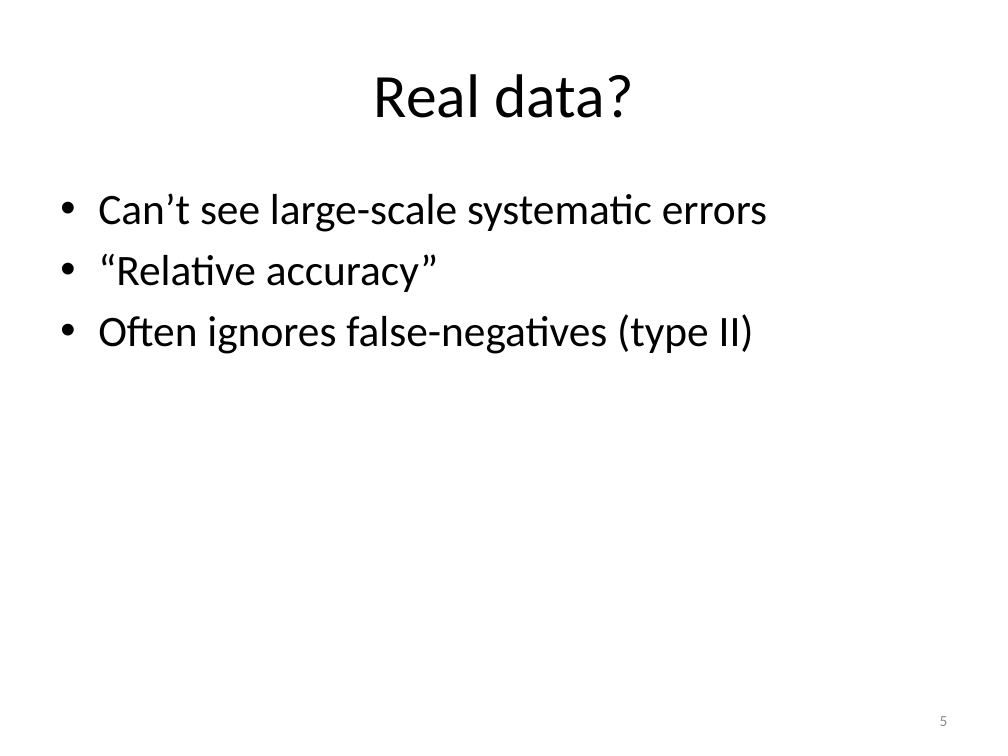
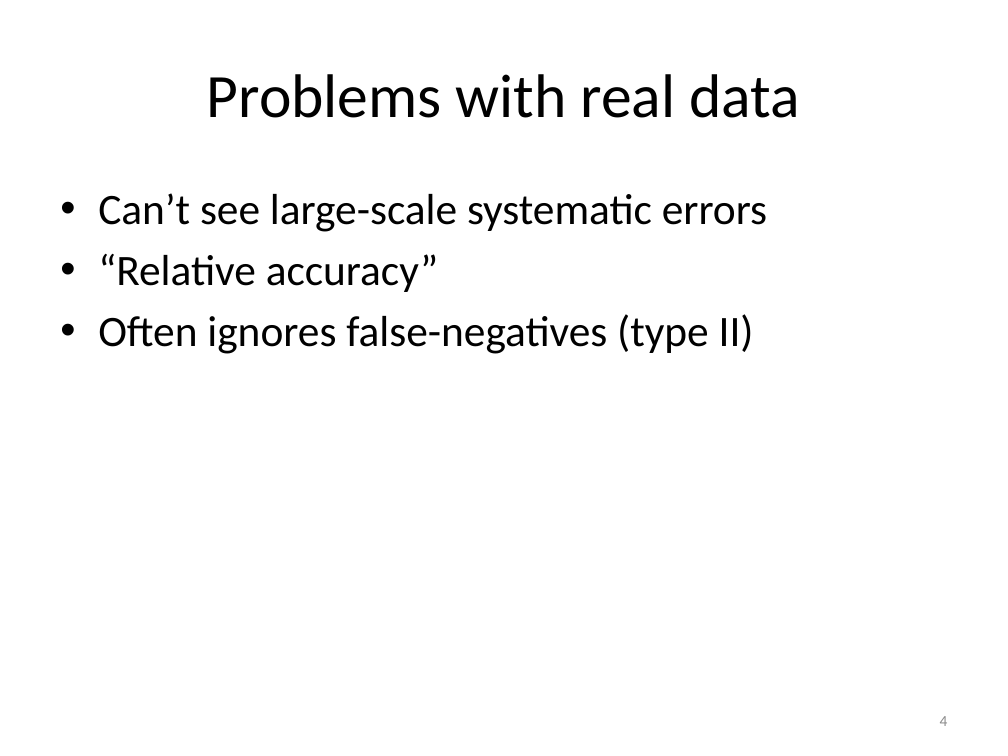
Before and after one commit to tsibley/Artifacts-in-NGS-variant-calling, a slide deck: slide 4 of Journal-Club-2015-01-20.pptx (slide 5 before the commit). Drawn at 1008x756 pixels with LibreOffice and Linux fonts; fonts in the diff are those of the drawing. Boxes give left, top, right and bottom in pixels: in the first picture for what was removed or moved away, otherwise in the second. Text is boxed around its words. In the diff, an @@ line names an element or a change of style, - is before the commit and + after.

```diff
--- a/Journal-Club-2015-01-20.pptx
+++ b/Journal-Club-2015-01-20.pptx
@@ title at bbox=[207, 74, 800, 118]: text changed @@
-Real data?
+Problems with real data
@@ page number at bbox=[940, 716, 948, 726]: text changed @@
-5
+4
```
Also in this commit, not shown: 2 other slides changed, 9 slides added, 1 slide removed.
